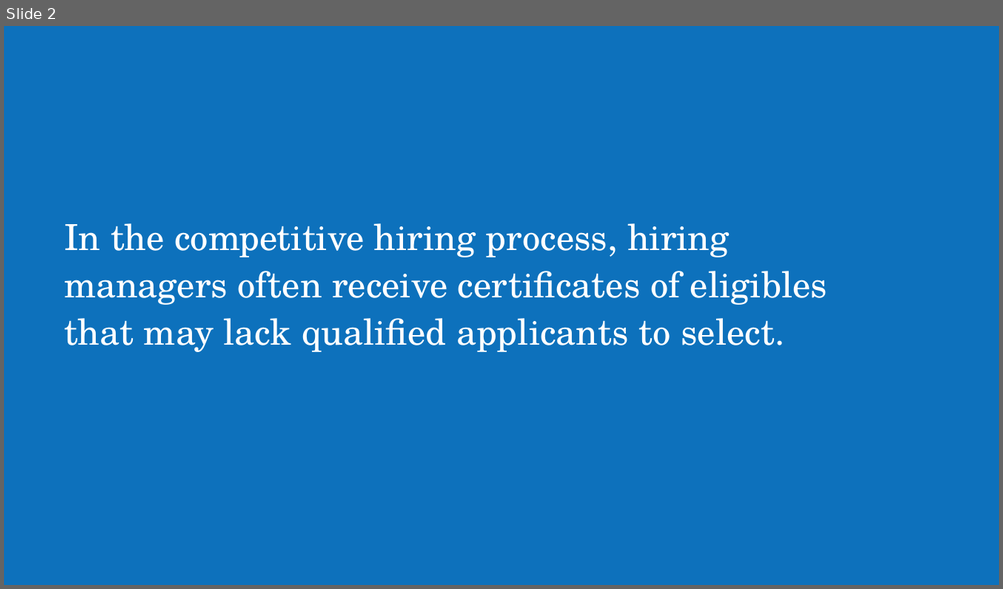
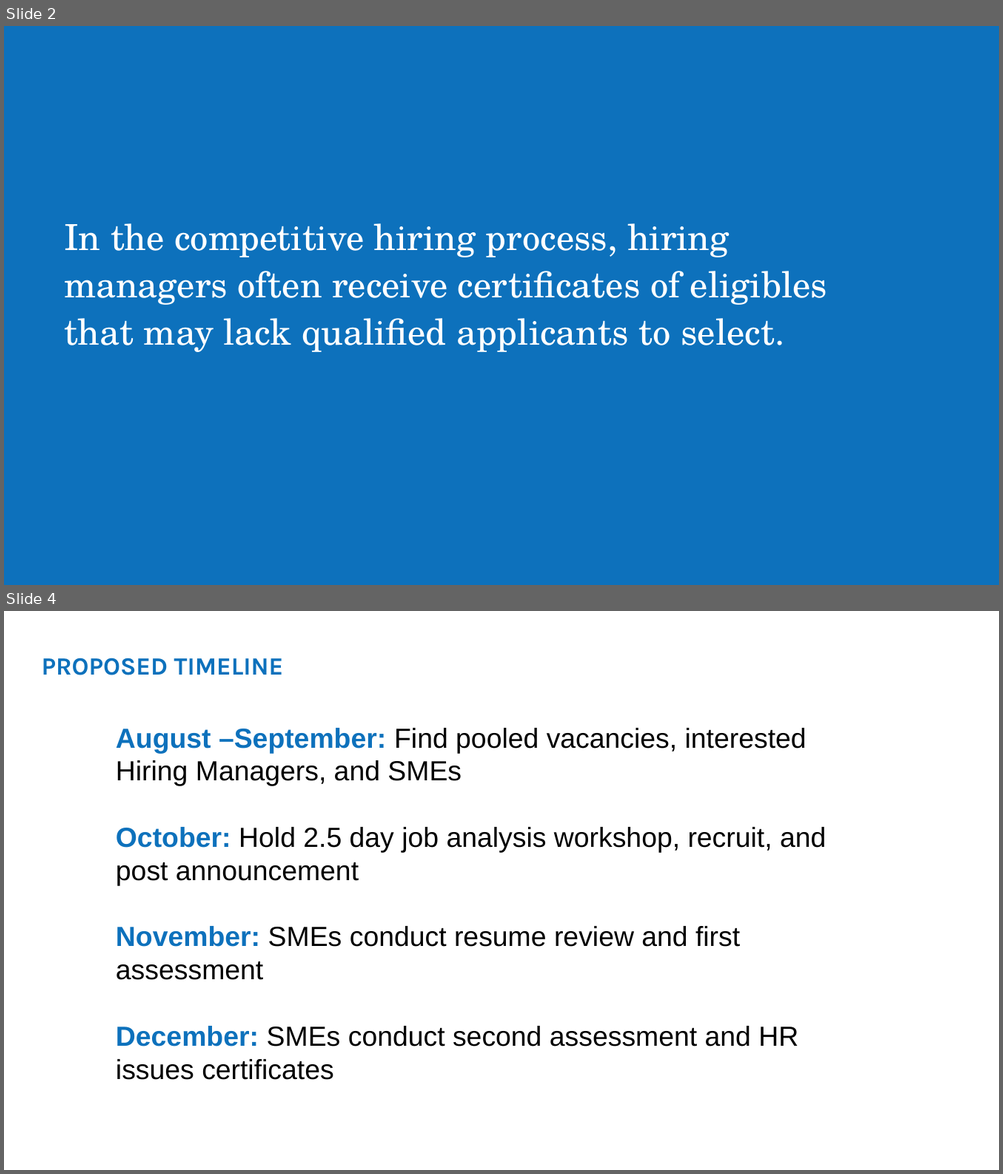
Before and after one commit to usds/SME-QA-Website, a slide deck: toolkit/getting-started/sme-qa-for-participants.pptx. Shown one above the other, each under a label of ours: slide 2 before the commit, slides 2 and 4 after it; the slides between them are not shown. The pictures are 1003x589 and 1003x1174 pixels, drawn with LibreOffice and Linux fonts; fonts in the diff are those of the drawing. Boxes give left, top, right and bottom in pixels: in the first picture for what was removed or moved away, otherwise in the second. Text is boxed around its words. In the diff, an @@ line names an element or a change of style, - is before the commit and + after.

```diff
--- a/toolkit/getting-started/sme-qa-for-participants.pptx
+++ b/toolkit/getting-started/sme-qa-for-participants.pptx
@@ slide 4 added at [4, 611, 999, 1170], background #FFFFFF @@
@@ text added at [42, 658, 284, 675], 18 pt, text #0D71BC, bold @@
+PROPOSED TIMELINE
@@ text added at [116, 728, 825, 1080], 20 pt, text #000000 @@
+August –September: Find pooled vacancies, interested Hiring Managers, and SMEs
+October: Hold 2.5 day job analysis workshop, recruit, and post announcement
+November: SMEs conduct resume review and first assessment
+December: SMEs conduct second assessment and HR issues certificates
```
Also in this commit, not shown: 2 slides changed, 2 other slides added, 10 slides removed, 1 other file.
